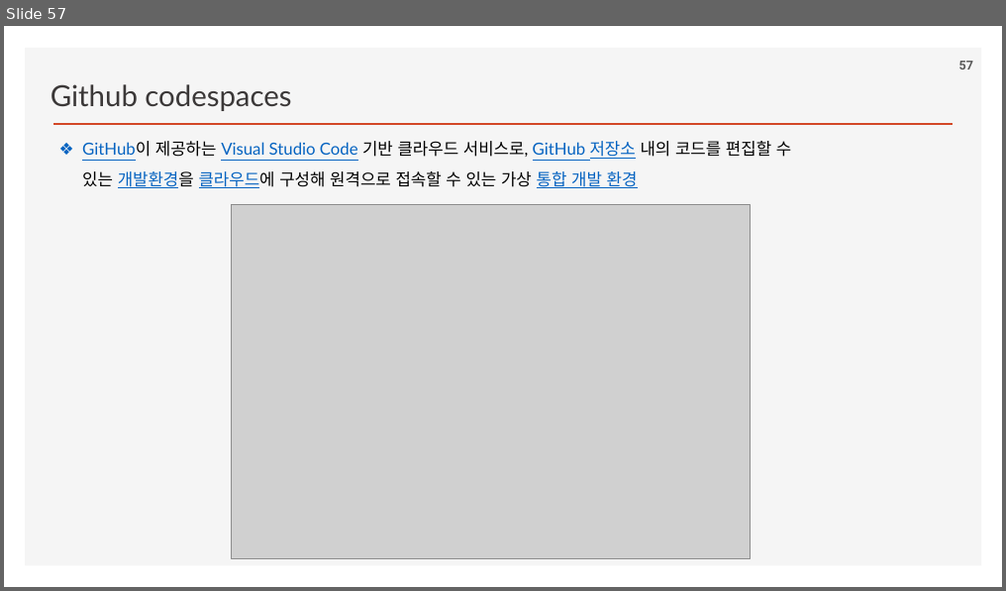
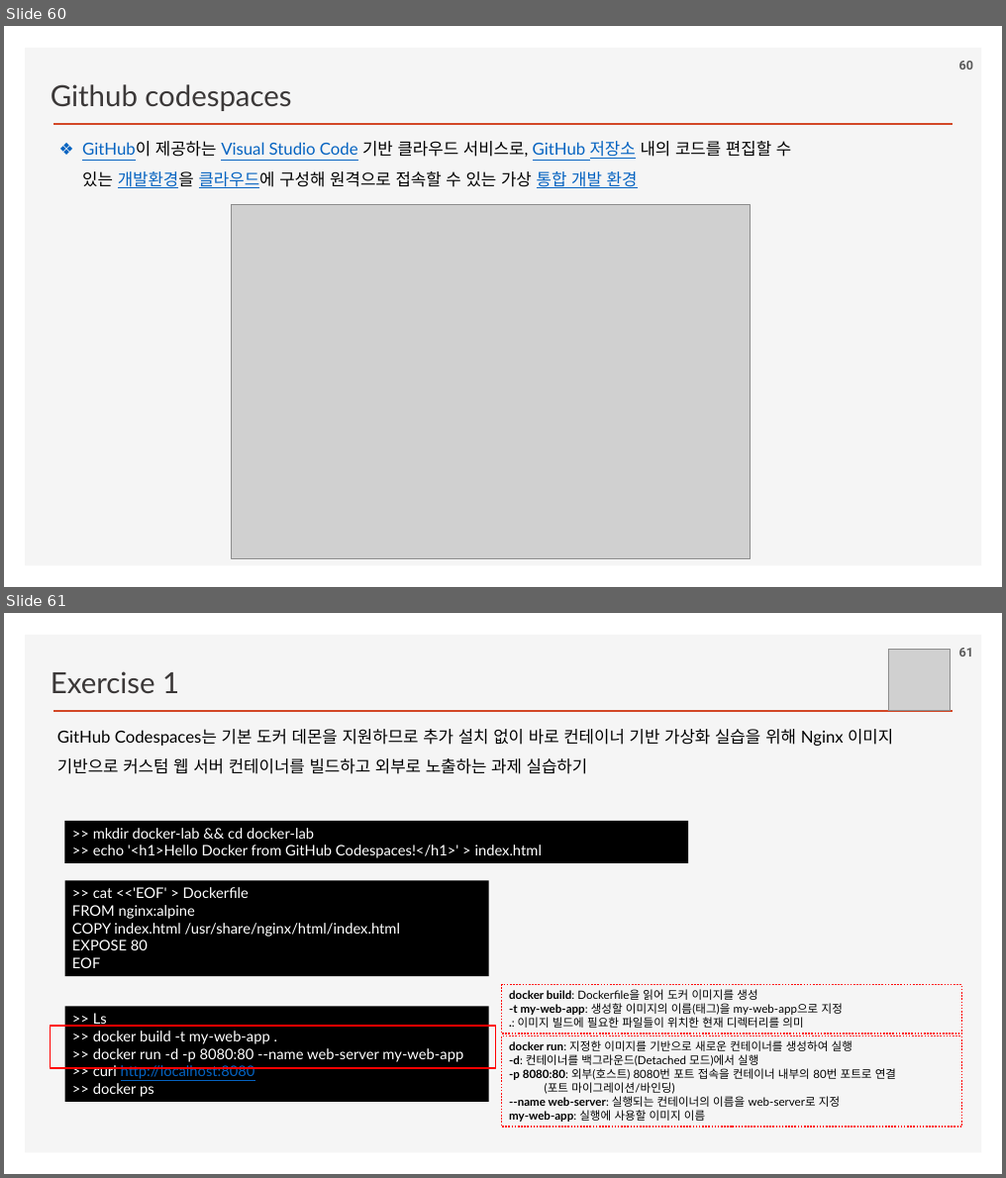
Before and after one commit to ancestor9/2026_Fall_Application-Deployment, a slide deck: App Deployment.pptx. Shown one above the other, each under a label of ours: slide 57 before the commit, slides 60 and 61 after it. The pictures are 1006x591 and 1006x1178 pixels, drawn with LibreOffice and Linux fonts; fonts in the diff are those of the drawing; grey boxes stand for pictures; background and template pictures are left out. Boxes give left, top, right and bottom in pixels: in the first picture for what was removed or moved away, otherwise in the second. Text is boxed around its words. In the diff, an @@ line names an element or a change of style, - is before the commit and + after.

```diff
--- a/App Deployment.pptx
+++ b/App Deployment.pptx
@@ slide 61 added at (4, 613, 1002, 1174), background #FFFFFF; not listed: 2 template elements that a slide beside it also shows @@
@@ text added at (51, 671, 179, 694), 28 pt, text #3B3838 @@
+Exercise 1
@@ picture added at (888, 649, 949, 710) @@
@@ page number added at (959, 648, 973, 657), 12 pt, text #595959, bold @@
+61
@@ text added at (57, 729, 893, 774), 16 pt, text #000000 @@
+GitHub Codespaces는 기본 도커 데몬을 지원하므로 추가 설치 없이 바로 컨테이너 기반 가상화 실습을 위해 Nginx 이미지 기반으로 커스텀 웹 서버 컨테이너를 빌드하고 외부로 노출하는 과제 실습하기
@@ rectangle added at (64, 820, 688, 863), fill #000000, 14 pt, text #FFFFFF @@
+>> mkdir docker-lab && cd docker-lab
+>> echo '<h1>Hello Docker from GitHub Codespaces!</h1>' > index.html
@@ rectangle added at (64, 881, 488, 977), fill #000000, 14 pt, text #FFFFFF @@
+>> cat <<'EOF' > Dockerfile
+FROM nginx:alpine
+COPY index.html /usr/share/nginx/html/index.html
+EXPOSE 80
+EOF
@@ rectangle added at (502, 985, 962, 1035), outline #FF0000 1.5 pt dashed, 11 pt, text #000000 @@
+docker build: Dockerfile을 읽어 도커 이미지를 생성
+-t my-web-app: 생성할 이미지의 이름(태그)을 my-web-app으로 지정
+.: 이미지 빌드에 필요한 파일들이 위치한 현재 디렉터리를 의미
@@ rectangle added at (51, 1026, 496, 1068), outline #FF0000 1.5 pt @@
@@ rectangle added at (64, 1006, 488, 1102), fill #000000, 14 pt, text #FFFFFF @@
+>> Ls
+>> docker build -t my-web-app .
+>> docker run -d -p 8080:80 --name web-server my-web-app
+>> curl http://localhost:8080
+>> docker ps
@@ rectangle added at (502, 1037, 962, 1128), outline #FF0000 1.5 pt dashed, 11 pt, text #000000 @@
+docker run: 지정한 이미지를 기반으로 새로운 컨테이너를 생성하여 실행
+-d: 컨테이너를 백그라운드(Detached 모드)에서 실행
+-p 8080:80: 외부(호스트) 8080번 포트 접속을 컨테이너 내부의 80번 포트로 연결
+(포트 마이그레이션/바인딩)
+--name web-server: 실행되는 컨테이너의 이름을 web-server로 지정
+my-web-app: 실행에 사용할 이미지 이름
@@ what was slide 57 is now slide 60 @@
@@ page number at (959, 61, 973, 70): text changed @@
-57
+60
```
Also in this commit, not shown: 2 slides changed, 5 other slides added.
